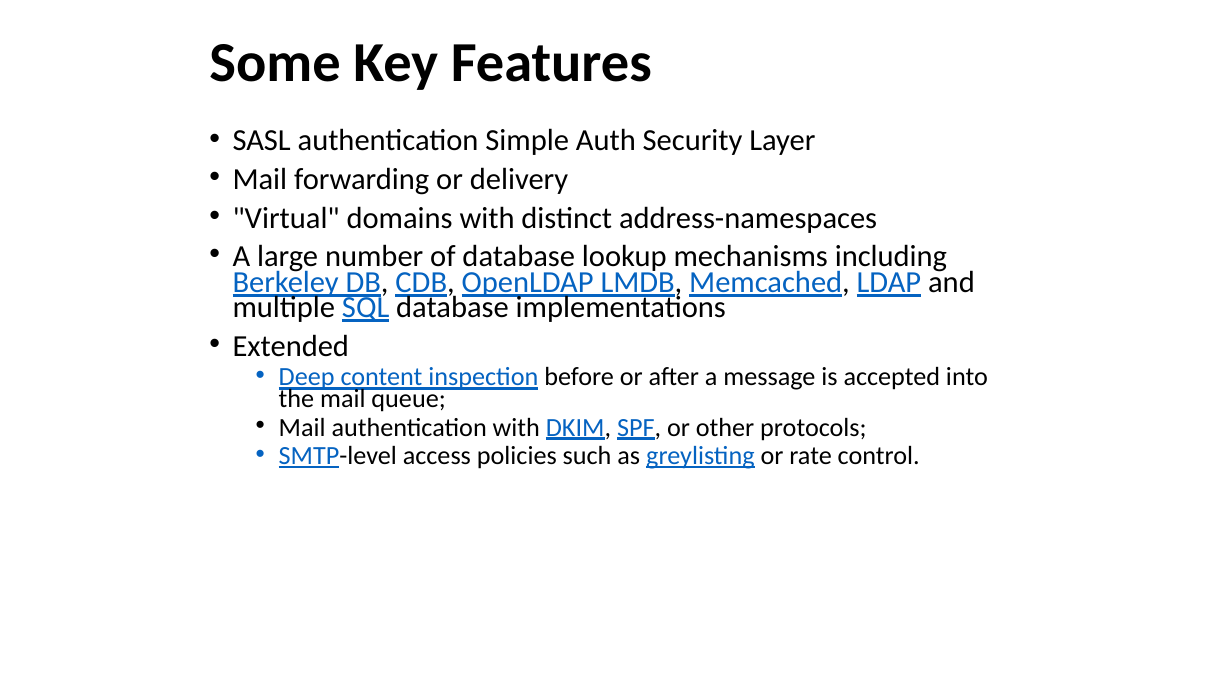
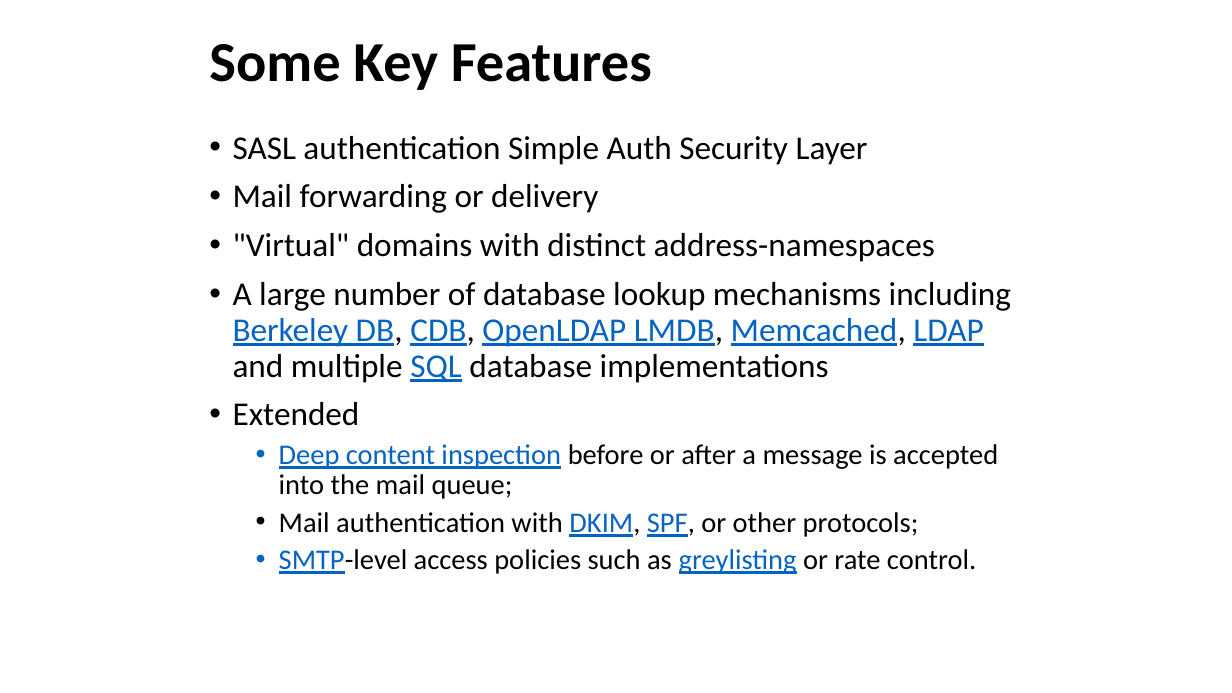
Before and after one commit to afnog/sse, a slide deck: slide 4 of postfix/postfix_preso.pptx (slide 5 before the commit). Drawn at 1232x693 pixels with LibreOffice and Linux fonts; fonts in the diff are those of the drawing. Boxes give left, top, right and bottom in pixels: in the first picture for what was removed or moved away, otherwise in the second. Text is boxed around its words. In the diff, an @@ line names an element or a change of style, - is before the commit and + after.

```diff
--- a/postfix/postfix_preso.pptx
+++ b/postfix/postfix_preso.pptx
@@ text "SASL authentication Simple Auth Security ..." at (233, 136, 1011, 574): size 23.8 to 25.9 pt in "SASL authentication Simple Auth Security Layer", "Mail forwarding or delivery", ""Virtual" domains with distinct address-namespaces", "A large number of database lookup mechanisms ..." and 1 more places; size 20.4 to 22.2 pt in "Deep content inspection before or after a ...", "Mail authentication with DKIM, SPF, or other ...", "SMTP-level access policies such as greylisting or ..."; line spacing 0.7 to 0.9 @@
```
Also in this commit, not shown: 1 other slide changed, 1 slide removed.
